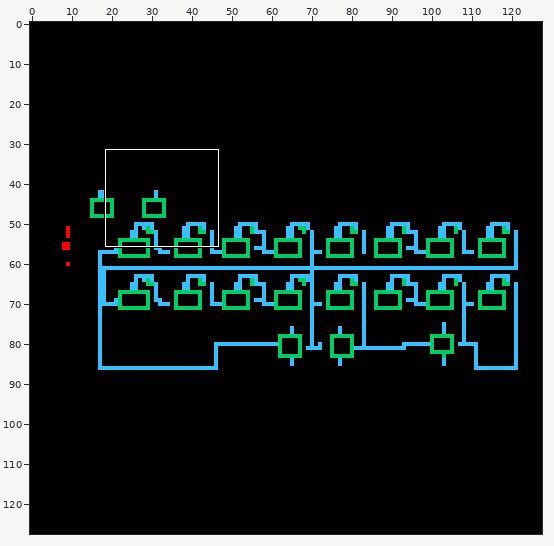
Sprite sheet: MainLibrary/prbs/schematic/thumbnail_128x128.png. The first picture is a wide view before the edit; the outline marks the close-up.
Close-up. As it was:
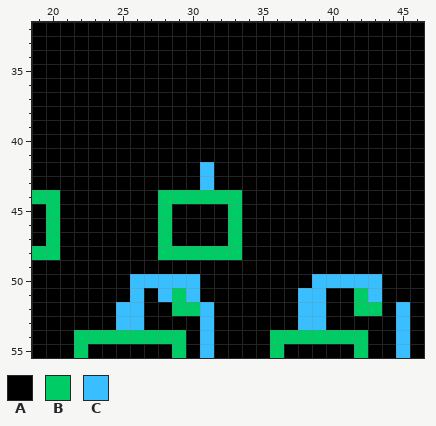
The file is 128x128 pixels. Shown: x 19..46, y 32..55.
Palette (. is transparent): A #000000  B #00cc66  C #39bfff
Pixels before, first column x 19:
32 AAAAAAAAAAAAAAAAAAAAAAAAAAAA
33 AAAAAAAAAAAAAAAAAAAAAAAAAAAA
34 AAAAAAAAAAAAAAAAAAAAAAAAAAAA
35 AAAAAAAAAAAAAAAAAAAAAAAAAAAA
36 AAAAAAAAAAAAAAAAAAAAAAAAAAAA
37 AAAAAAAAAAAAAAAAAAAAAAAAAAAA
38 AAAAAAAAAAAAAAAAAAAAAAAAAAAA
39 AAAAAAAAAAAAAAAAAAAAAAAAAAAA
40 AAAAAAAAAAAAAAAAAAAAAAAAAAAA
41 AAAAAAAAAAAAAAAAAAAAAAAAAAAA
42 AAAAAAAAAAAACAAAAAAAAAAAAAAA
43 AAAAAAAAAAAACAAAAAAAAAAAAAAA
44 BBAAAAAAABBBBBBAAAAAAAAAAAAA
45 ABAAAAAAABAAAABAAAAAAAAAAAAA
46 ABAAAAAAABAAAABAAAAAAAAAAAAA
47 ABAAAAAAABAAAABAAAAAAAAAAAAA
48 BBAAAAAAABBBBBBAAAAAAAAAAAAA
49 AAAAAAAAAAAAAAAAAAAAAAAAAAAA
50 AAAAAAACCCCCAAAAAAAACCCCCAAA
51 AAAAAAACACBCAAAAAAACCAABCAAA
52 AAAAAACCAABBCAAAAAACCAABBACA
53 AAAAAACCAAAACAAAAAACCAAAAACA
54 AAABBBBBBBBACAAAABBBBBBBAACA
55 AAABAAAAAABACAAAABAAAAABAACA
The same view after the edit:
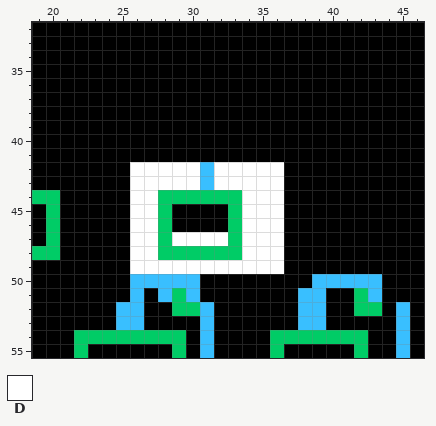
Colours new in this view: D #ffffff
Changes in this commit:
Changed rows in their new state; - is an unchanged pixel.
first column x 26:
42 DDDDD-DDDDD
43 DDDDD-DDDDD
44 DD------DDD
45 DD------DDD
46 DD------DDD
47 DD-DDDD-DDD
48 DD------DDD
49 DDDDDDDDDDD
